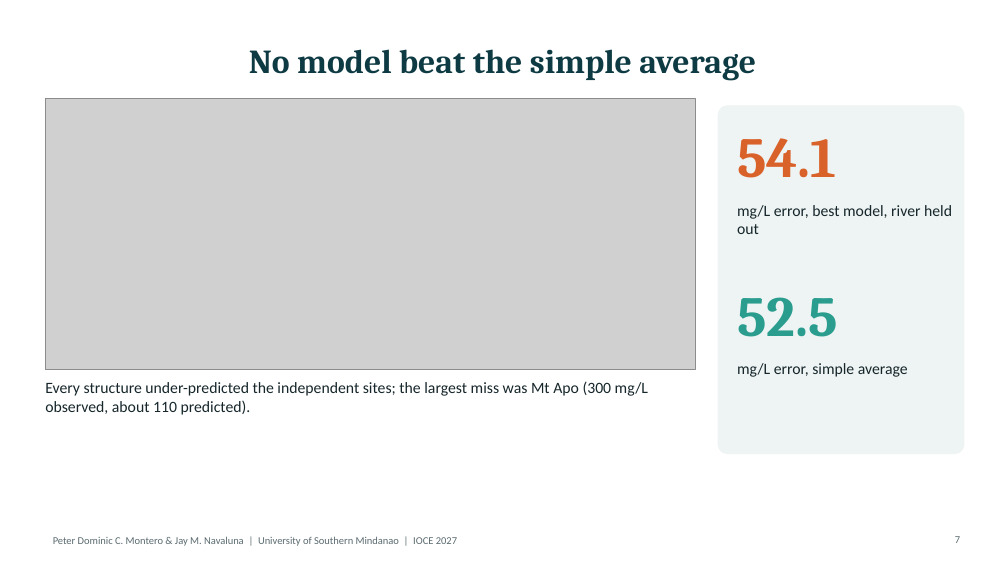
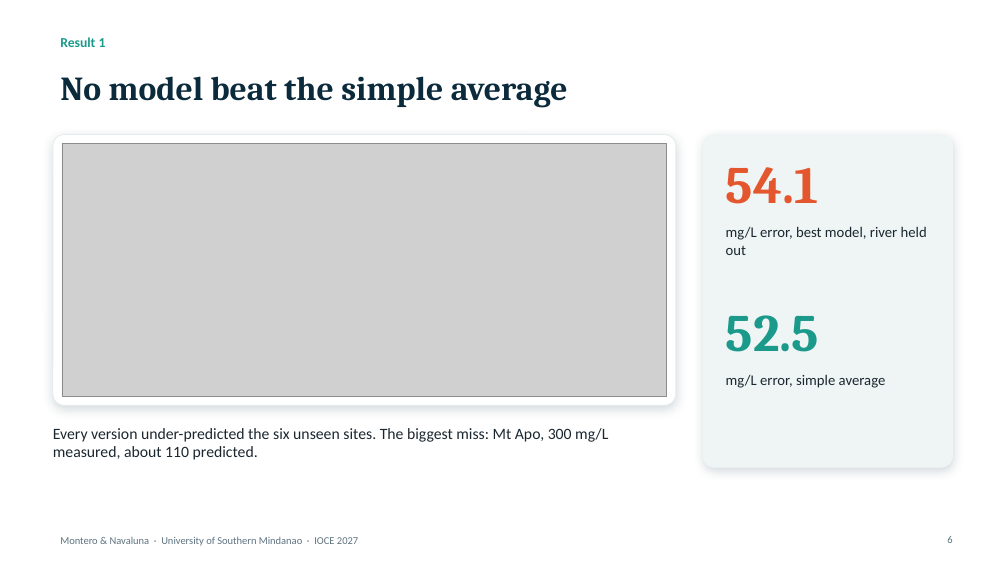
Before and after one commit to monteropeterdominic-arch/Mindanao-Basin-TDSPM, a slide deck: slide 6 of presentation/Montero_Navaluna_IOCE2027_slides.pptx (slide 7 before the commit). Drawn at 1008x567 pixels with LibreOffice and Linux fonts; fonts in the diff are those of the drawing; grey boxes stand for pictures; background and template pictures are left out. Boxes give left, top, right and bottom in pixels: in the first picture for what was removed or moved away, otherwise in the second. Text is boxed around its words. In the diff, an @@ line names an element or a change of style, - is before the commit and + after.

Commit message:
Redesign IOCE 2027 slides and poster (river-line art)

```diff
--- a/presentation/Montero_Navaluna_IOCE2027_slides.pptx
+++ b/presentation/Montero_Navaluna_IOCE2027_slides.pptx
@@ title "No model beat the simple ..." moved from (x1=249, y1=49, x2=756, y2=81) to (x1=60, y1=76, x2=568, y2=108) @@
@@ title "No model beat the simple ..." at (x1=60, y1=76, x2=568, y2=108): text colour #0E3B43 to #0B2A3C; alignment centre to left @@
@@ text added at (x1=60, y1=37, x2=106, y2=47), 13 pt, text #1B998B, bold @@
+Result 1
@@ rounded rectangle added at (x1=53, y1=135, x2=676, y2=405), fill #FFFFFF, outline #E3ECEC 0.75 pt @@
@@ picture resized from (x1=45, y1=98, x2=696, y2=370) to (x1=62, y1=144, x2=667, y2=396) @@
@@ rounded rectangle resized from (x1=718, y1=106, x2=964, y2=454) to (x1=703, y1=135, x2=953, y2=467) @@
@@ rounded rectangle at (x1=703, y1=135, x2=953, y2=467): fill #EEF4F3 to #EFF5F5; outline #EEF4F3 1 pt to #EFF5F5 0.75 pt; shadow on; proportions changed @@
@@ text "54.1" moved from (x1=737, y1=138, x2=837, y2=178) to (x1=726, y1=167, x2=818, y2=204) @@
@@ text "54.1" at (x1=726, y1=167, x2=818, y2=204): size 54 to 50 pt, text colour #D9622B to #E4572E @@
@@ text "mg/L error, best model, river ..." at (x1=726, y1=226, x2=927, y2=255): size 15 to 14 pt, text colour #16262B to #1B2730 @@
@@ text "mg/L error, best model, river ..." moved from (x1=737, y1=205, x2=952, y2=234) to (x1=726, y1=226, x2=927, y2=255) @@
@@ text "52.5" moved from (x1=737, y1=297, x2=838, y2=337) to (x1=726, y1=315, x2=819, y2=352) @@
@@ text "52.5" at (x1=726, y1=315, x2=819, y2=352): size 54 to 50 pt, text colour #2A9D8F to #1B998B @@
@@ text "mg/L error, simple average" moved from (x1=737, y1=363, x2=908, y2=377) to (x1=726, y1=375, x2=886, y2=388) @@
@@ text "mg/L error, simple average" at (x1=726, y1=375, x2=886, y2=388): size 15 to 14 pt, text colour #16262B to #1B2730 @@
@@ text at (x1=53, y1=428, x2=608, y2=460): text changed; text colour #16262B to #1B2730 @@
-Every structure under-predicted the independent sites; the largest miss was Mt Apo (300 mg/L observed, about 110 predicted).
+Every version under-predicted the six unseen sites. The biggest miss: Mt Apo, 300 mg/L measured, about 110 predicted.
@@ text at (x1=60, y1=537, x2=358, y2=546): text changed; text colour #5B6B70 to #5E7380 @@
-Peter Dominic C. Montero & Jay M. Navaluna | University of Southern Mindanao | IOCE 2027
+Montero & Navaluna · University of Southern Mindanao · IOCE 2027
@@ page number added at (x1=947, y1=536, x2=952, y2=543), 10 pt, text #5E7380 @@
+6
@@ page number removed at (x1=955, y1=536, x2=960, y2=543) @@
-7
```
Also in this commit, not shown: 12 other slides changed, 1 slide removed, 28 other files.
